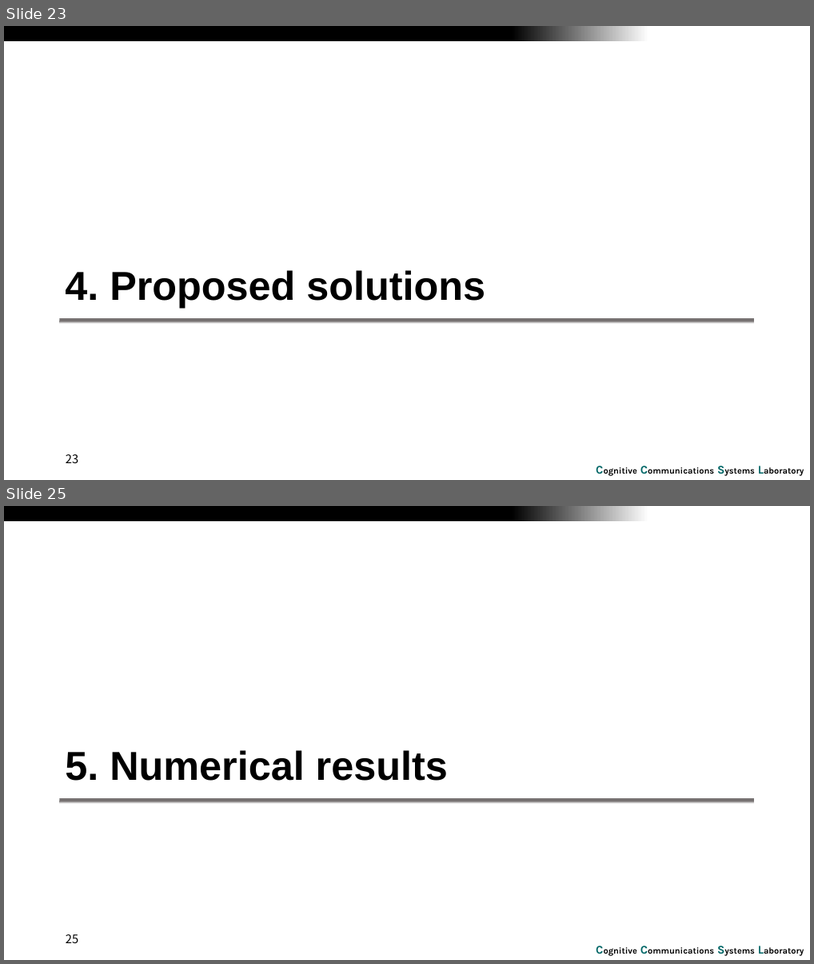
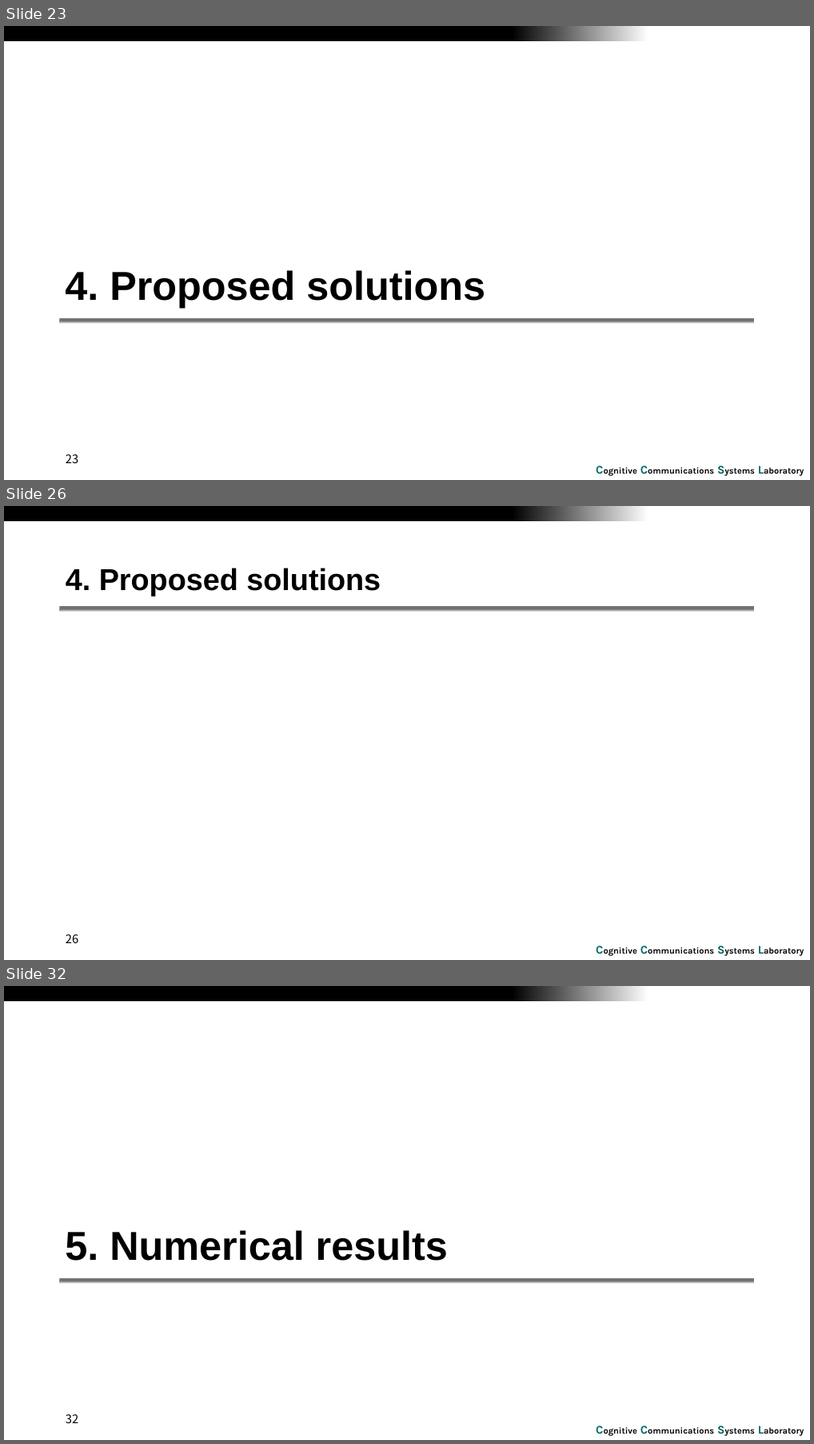
Before and after one commit to RefatHanbat/Presentation-of-SDM, a slide deck: New Problem/Covert_FD_DEPmax v1 20240329.pptx. Shown one above the other, each under a label of ours: slides 23 and 25 before the commit, slides 23, 26 and 32 after it; the slides between them are not shown. The pictures are 814x964 and 814x1444 pixels, drawn with LibreOffice and Linux fonts; fonts in the diff are those of the drawing; grey boxes stand for pictures; background and template pictures are left out. Boxes give left, top, right and bottom in pixels: in the first picture for what was removed or moved away, otherwise in the second. Text is boxed around its words. In the diff, an @@ line names an element or a change of style, - is before the commit and + after.

```diff
--- a/New Problem/Covert_FD_DEPmax v1 20240329.pptx
+++ b/New Problem/Covert_FD_DEPmax v1 20240329.pptx
@@ slide 26 added at bbox=[4, 506, 810, 960], background #FFFFFF; not listed: 2 template elements that a slide beside it also shows @@
@@ title added at bbox=[66, 568, 381, 596], 36 pt, text #000000, bold @@
+4. Proposed solutions
@@ rectangle added at bbox=[60, 607, 754, 612], fill gradient #767171 to #FFFFFF @@
@@ page number added at bbox=[66, 934, 78, 943], 14 pt, text #000000 @@
+26
@@ what was slide 25 is now slide 32 @@
@@ page number at bbox=[66, 1414, 78, 1423]: text changed @@
-25
+32
```
Also in this commit, not shown: 3 slides changed, 6 other slides added.
